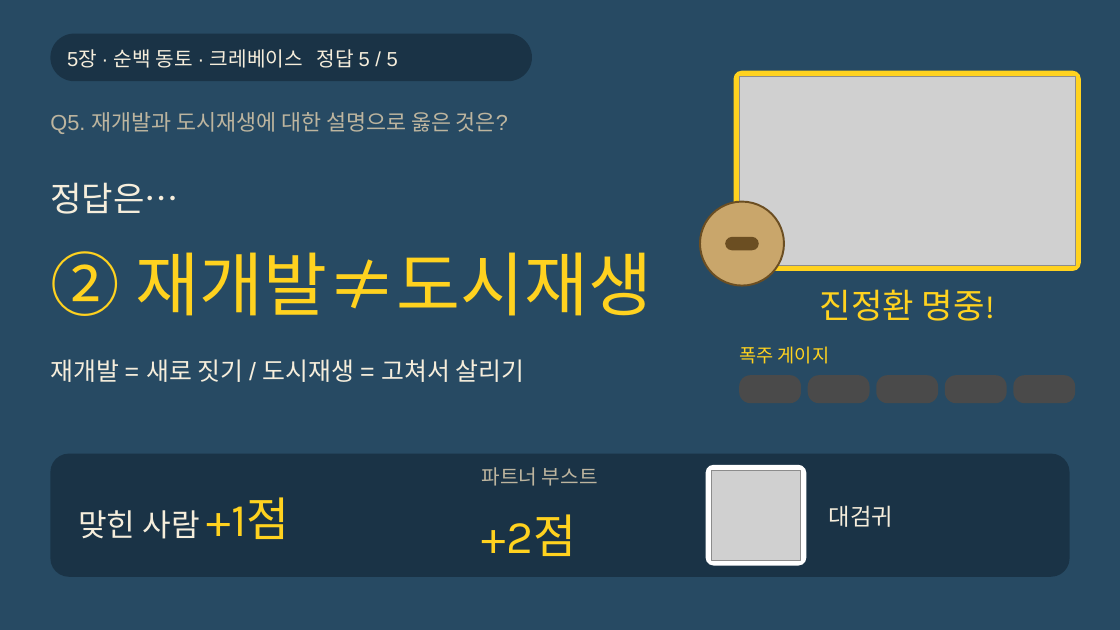
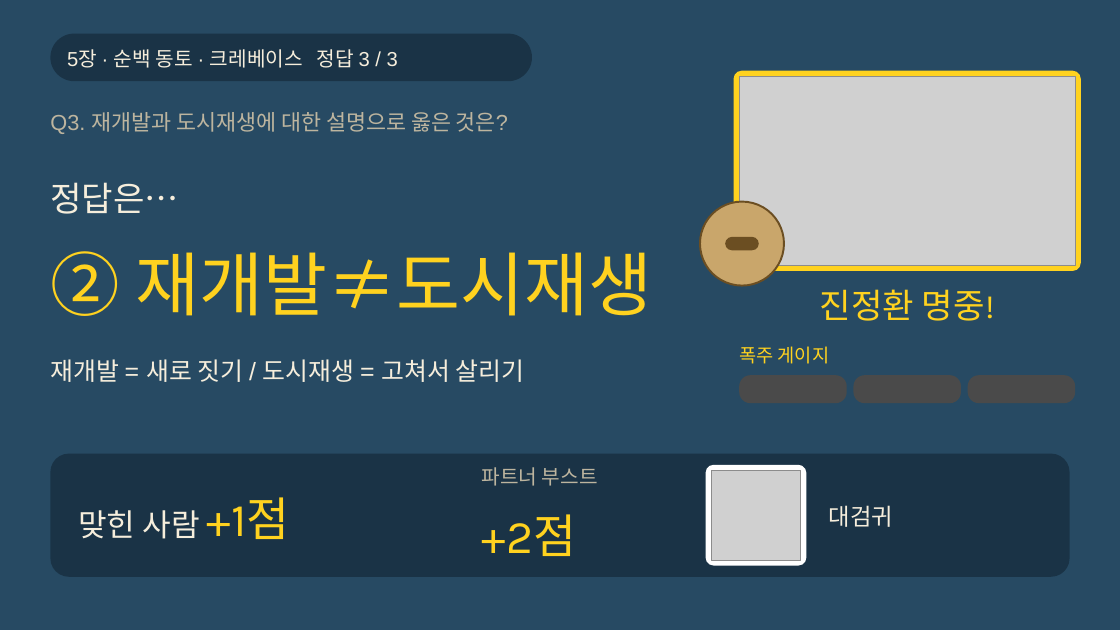
Before and after one commit to choivoo/-, a slide deck: slide 64 of 레전드_히스이_대모험_주거와도시.pptx (slide 90 before the commit). Drawn at 1120x630 pixels with LibreOffice and Linux fonts; fonts in the diff are those of the drawing; grey boxes stand for pictures. Boxes give left, top, right and bottom in pixels: in the first picture for what was removed or moved away, otherwise in the second. Text is boxed around its words. In the diff, an @@ line names an element or a change of style, - is before the commit and + after.

```diff
--- a/레전드_히스이_대모험_주거와도시.pptx
+++ b/레전드_히스이_대모험_주거와도시.pptx
@@ text at <box>67,49,398,68</box>: text changed @@
-5장 · 순백 동토 · 크레베이스 정답 5 / 5
+5장 · 순백 동토 · 크레베이스 정답 3 / 3
@@ text at <box>50,112,508,134</box>: text changed @@
-Q5. 재개발과 도시재생에 대한 설명으로 옳은 것은?
+Q3. 재개발과 도시재생에 대한 설명으로 옳은 것은?
@@ rounded rectangle: place and size @@
-rounded rectangle at <box>739,375,801,403</box>
+rounded rectangle at <box>739,375,847,403</box>
@@ rounded rectangle removed at <box>808,375,869,403</box> @@
@@ rounded rectangle: place and size @@
-rounded rectangle at <box>876,375,938,403</box>
+rounded rectangle at <box>853,375,961,403</box>
@@ rounded rectangle removed at <box>945,375,1006,403</box> @@
@@ rounded rectangle: place and size @@
-rounded rectangle at <box>1014,375,1075,403</box>
+rounded rectangle at <box>968,375,1075,403</box>
```
Also in this commit, not shown: 46 other slides changed, 29 slides removed.
